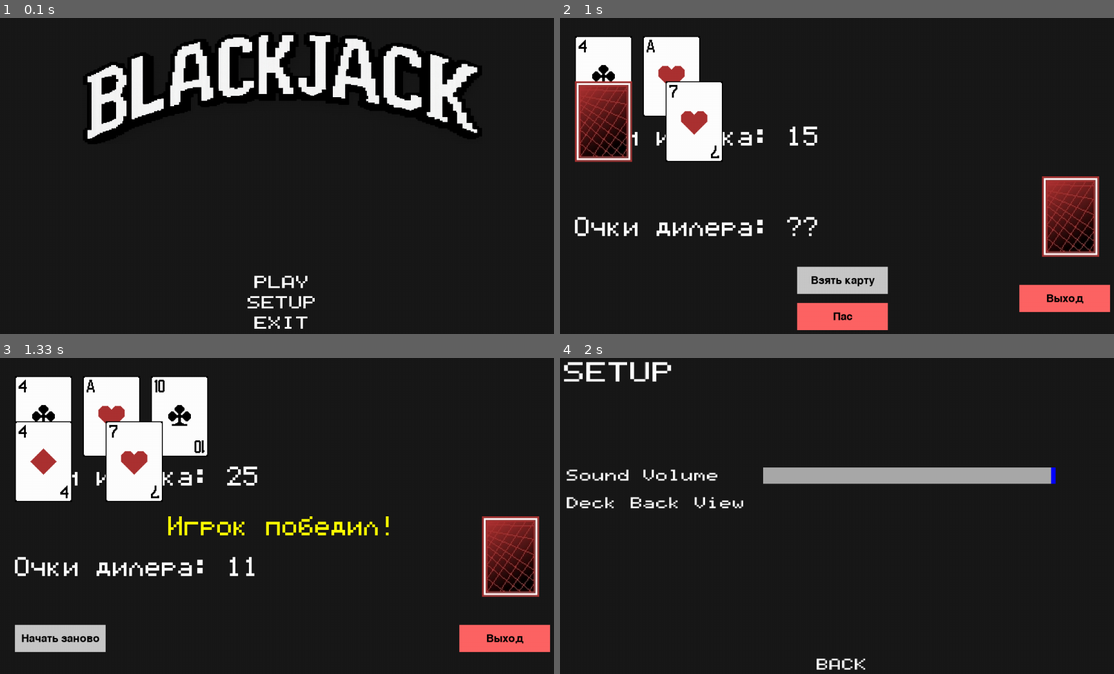
Above: before the commit, frames 1-4 (two rows, left to right).
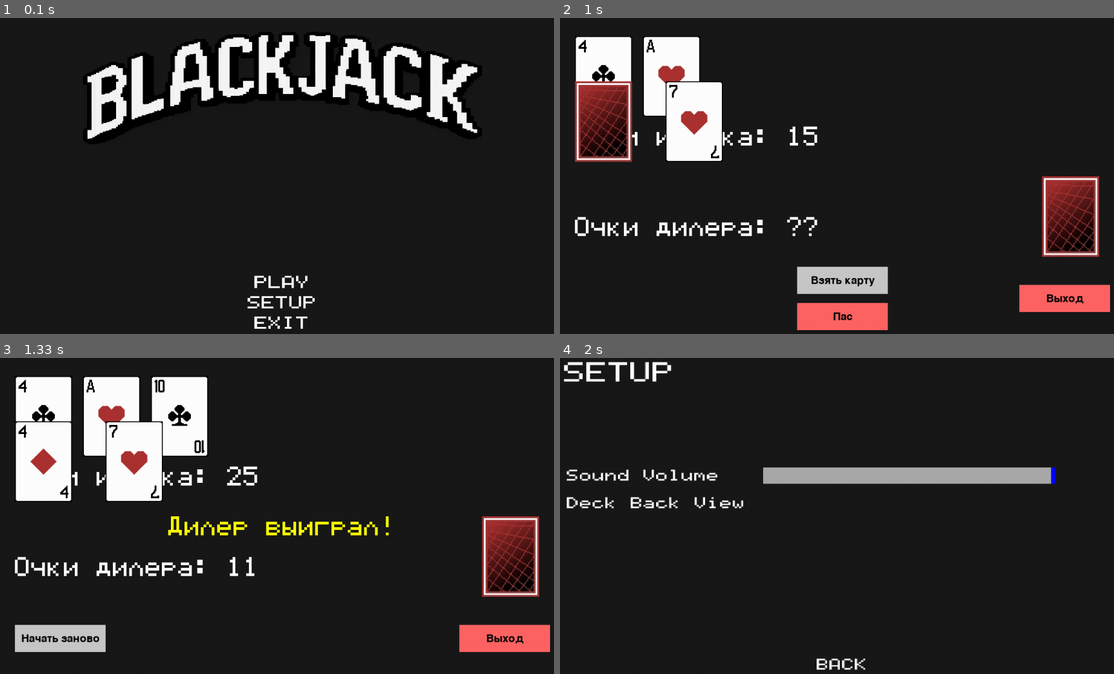
Above: after the commit, the same moments.

Repository: sureock/Pygame-Blackjack
Game: pygame game, started from blackjack/screen.py
The game is run twice, just before and just after one commit, with the same random seed, the same clock (stepped at 60 frames per second) and the same inputs.
Inputs:
- Up to frame 1 (0.1 s): no input
- Up to frame 2 (1 s): click "PLAY" at 0.38 s; click "Начать игру" at 0.72 s
- Up to frame 3 (1.33 s): click "Взять карту" at 1.05 s
- Up to frame 4 (2 s): click "Выход" at 1.38 s; click "SETUP" at 1.95 s

Frames 1-2 are identical in both runs. In frame 3, 0.7% of the frame differs, in the area x 30-66%, y 50-57%; in frame 4, nothing differs.

Commit message:
fixing bugs in game.py

Diff:
--- a/blackjack/game.py
+++ b/blackjack/game.py
@@ -1,4 +1,6 @@
 import pygame
+import sys
+import gc
 from deck import deck52
 from utils import CardAnimation, calculate_score, card_load, Button
 import menu
@@ -15,7 +17,6 @@
 
 
 def start():
-    pygame.init()
     screen = pygame.display.set_mode((0, 0), pygame.FULLSCREEN)
     WIDTH, HEIGHT = screen.get_size()
     pygame.display.set_caption('blackjack')
@@ -54,38 +55,40 @@
     font = pygame.font.Font('font.otf', 30)
     # card_font = pygame.font.Font('font.otf', 15)
 
+    def draw_player():
+        suit, (rank, value) = deck.draw()
+        card_data = (suit, rank, value)
+        player_hand.append(card_data)
+
+        # Создаем анимацию для новой карты
+        target_x = 50 + (len(player_hand) - 1) * 150
+        target_y = 50
+        anim = CardAnimation(card_data, (target_x, target_y), deck_pos)
+        player_card_animations.append(anim)
+
+    def draw_dealer():
+        suit, (rank, value) = deck.draw()
+        card_data = (suit, rank, value)
+        dealer_hand.append(card_data)
+
+        # Создаем анимацию для карты дилера (скрываем первую)
+        target_x = 50 + len(dealer_card_animations) * 200
+        target_y = 150
+        anim = CardAnimation(card_data, (target_x, target_y), deck_pos)
+        dealer_card_animations.append(anim)
+
+
+
     running = True
     while running:
         dt = clock.tick(fps) / 1000
         mouse_pos = pygame.mouse.get_pos()
 
-        def draw_player():
-            suit, (rank, value) = deck.draw()
-            card_data = (suit, rank, value)
-            player_hand.append(card_data)
-
-            # Создаем анимацию для новой карты
-            target_x = 50 + (len(player_hand) - 1) * 150
-            target_y = 50
-            anim = CardAnimation(card_data, (target_x, target_y), deck_pos)
-            player_card_animations.append(anim)
-
-        def draw_dealer():
-            suit, (rank, value) = deck.draw()
-            card_data = (suit, rank, value)
-            dealer_hand.append(card_data)
-
-            # Создаем анимацию для карты дилера (скрываем первую)
-            target_x = 50 + len(dealer_card_animations) * 200
-            target_y = 150
-            anim = CardAnimation(card_data, (target_x, target_y), deck_pos)
-            dealer_card_animations.append(anim)
-
         for event in pygame.event.get():
             if event.type == pygame.QUIT:
                 pygame.quit()
                 running = False
-                quit()
+                sys.exit()
             # --- Начать игру / Начать заново ---
             if event.type == pygame.MOUSEBUTTONDOWN and event.button == 1:
                 if start_button.is_clicked(mouse_pos, True) and game_over:
@@ -129,21 +132,22 @@
                         DILER = calculate_score(dealer_hand)
                     game_over = True
 
-                if DILER > 21:
-                    winner_text = "Игрок выиграл!"
-
-                if DILER > PLAYER and game_over:
-                    winner_text = "Дилер выиграл!"
-
-                if DILER == PLAYER and game_over:
-                    winner_text = "Ничья!"
-
-                if DILER < PLAYER and game_over:
-                    winner_text = "Игрок победил!"
+                    if DILER > 21:
+                        winner_text = "Игрок выиграл!"
+
+                    elif DILER > PLAYER and game_over:
+                        winner_text = "Дилер выиграл!"
+
+                    if DILER == PLAYER and game_over:
+                        winner_text = "Ничья!"
+
+                    if DILER < PLAYER and game_over:
+                        winner_text = "Игрок победил!"
 
                 # --- Выход ---
                 if exit_button.is_clicked(mouse_pos, True):
-                    menu.start()
+                    running = False
+                    return
 
         screen.fill(gray)
 
@@ -225,4 +229,6 @@
         if game_started and game_over:
             start_again_button.draw(screen)
 
+
         pygame.display.flip()
+    pygame.quit()
--- a/blackjack/utils.py
+++ b/blackjack/utils.py
@@ -19,7 +19,7 @@
     cards_suits = {}
     for i in suits:
         for j in cards:
-            path = os.path.join(cwd, 'blackjack', i, j + '.png')
+            path = os.path.join(cwd, i, j + '.png')
             cards_suits[(i, j)] = path
     return cards_suits
 
Not shown, added: blackjack/README.md
Binary file added: blackjack/deck1.jpg
Binary file added: blackjack/font.otf
Binary file added: blackjack/logo.png
Not shown, added: blackjack/Play Roulette.mp3
Not shown, added: blackjack/back_animation.gif
